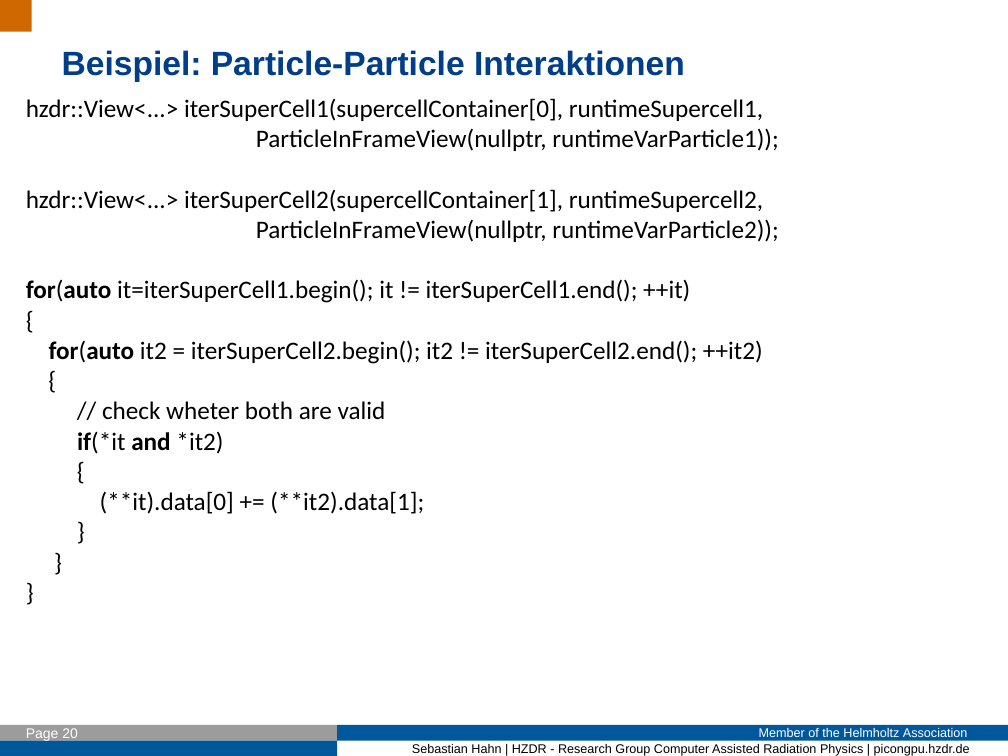
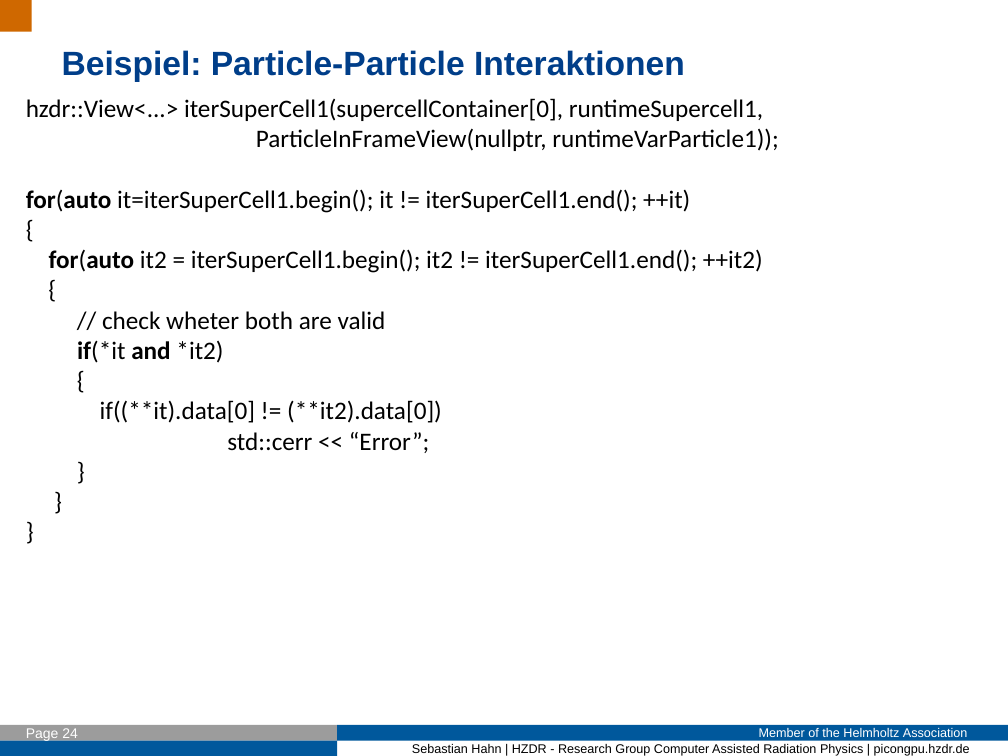
Before and after one commit to Fettpet/DeepIterator, a slide deck: slide 24 of Presi/2017_01_16_Intro.odp (slide 20 before the commit). Drawn at 1008x756 pixels with LibreOffice and Linux fonts; fonts in the diff are those of the drawing; background and template pictures are left out. Boxes give left, top, right and bottom in pixels: in the first picture for what was removed or moved away, otherwise in the second. Text is boxed around its words. In the diff, an @@ line names an element or a change of style, - is before the commit and + after.

```diff
--- a/Presi/2017_01_16_Intro.odp
+++ b/Presi/2017_01_16_Intro.odp
@@ text at box(26, 189, 778, 242): paragraphs removed @@
-hzdr::View<...> iterSuperCell2(supercellContainer[1], runtimeSupercell2,
-ParticleInFrameView(nullptr, runtimeVarParticle2));
@@ text at box(49, 249, 763, 273): text changed @@
-for(auto it2 = iterSuperCell2.begin(); it2 != iterSuperCell2.end(); ++it2)
+for(auto it2 = iterSuperCell1.begin(); it2 != iterSuperCell1.end(); ++it2)
@@ text at box(100, 400, 442, 453): text changed @@
-(**it).data[0] += (**it2).data[1];
+if((**it).data[0] != (**it2).data[0])
+std::cerr << “Error”;
@@ page number at box(26, 728, 78, 742): text changed @@
-Page 20
+Page 24
```
Also in this commit, not shown: 9 other slides changed, 6 slides added, 2 slides removed, 33 other files.
